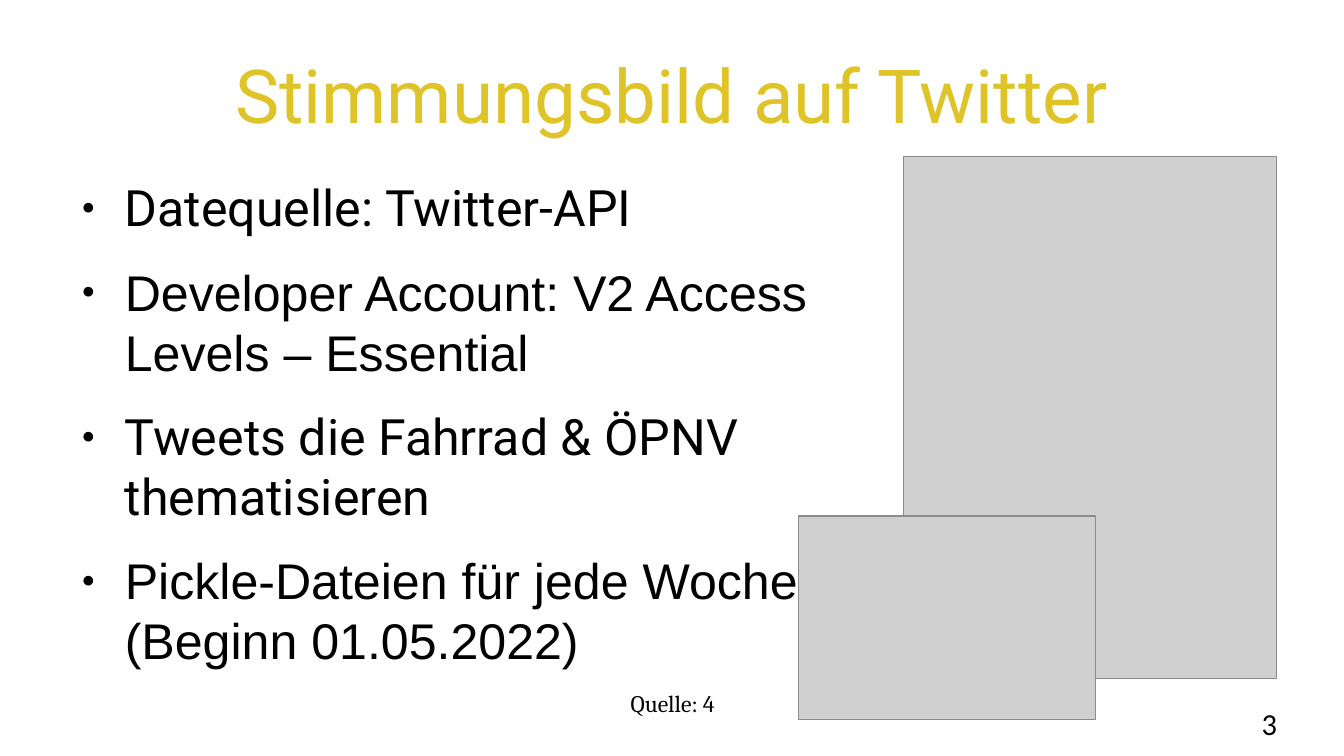
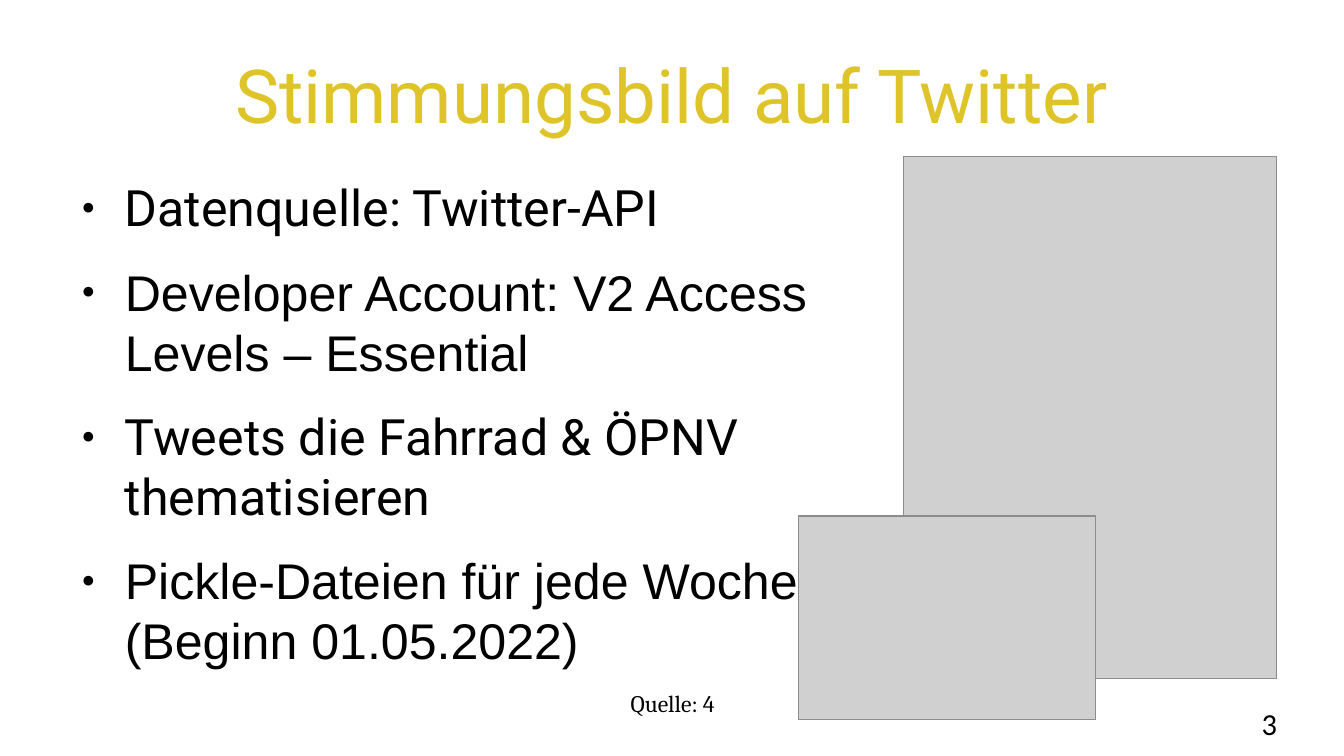
Before and after one commit to ohneBohne/Data_Challenges, a slide deck: slide 3 of Endpräsentation_Fahrrad&Bahn.pptx. Drawn at 1344x756 pixels with LibreOffice and Linux fonts; fonts in the diff are those of the drawing; grey boxes stand for pictures; background and template pictures are left out. Boxes give left, top, right and bottom in pixels: in the first picture for what was removed or moved away, otherwise in the second. Text is boxed around its words. In the diff, an @@ line names an element or a change of style, - is before the commit and + after.

```diff
--- a/Endpräsentation_Fahrrad&Bahn.pptx
+++ b/Endpräsentation_Fahrrad&Bahn.pptx
@@ text at <box>125,188,659,237</box>: text changed @@
-● Datequelle: Twitter-API
+● Datenquelle: Twitter-API
```
Also in this commit, not shown: 2 other slides changed, 4 slides added, 1 slide removed, 1 other file.
